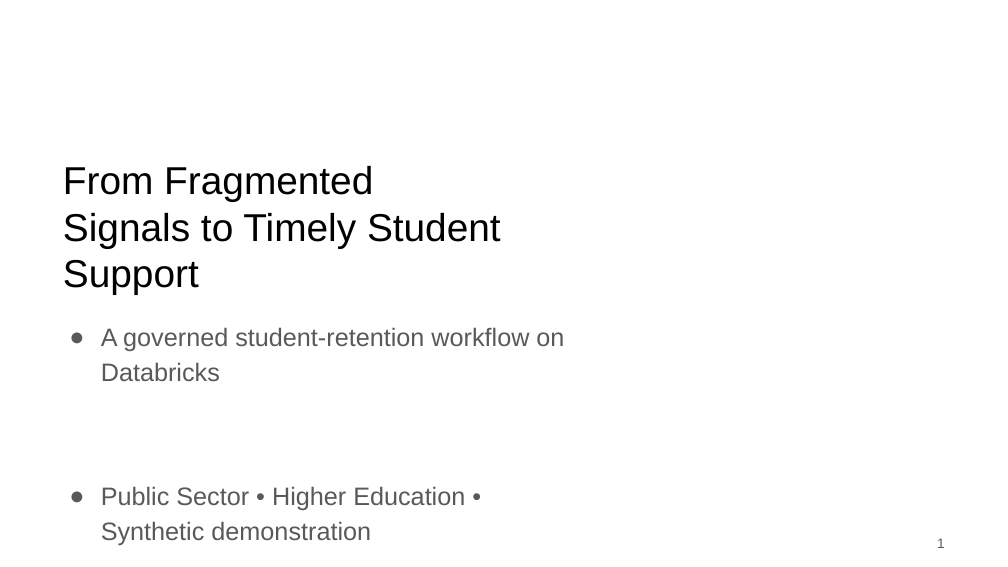
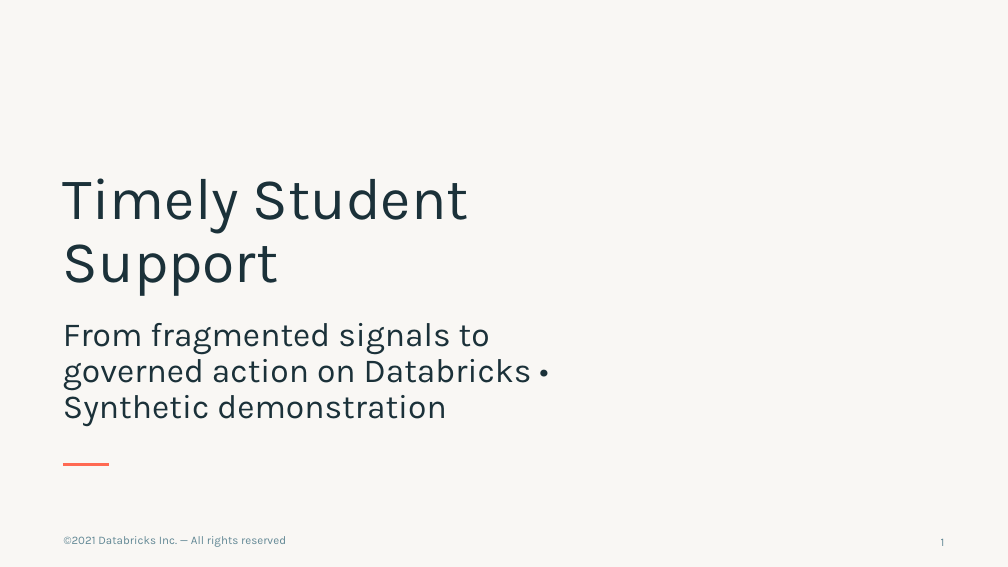
Before and after one commit to scottDBX1886/fe-bar-build, a slide deck: slide 1 of docs/presentation/student-retention.pptx. Drawn at 1008x567 pixels with LibreOffice and Linux fonts; fonts in the diff are those of the drawing; background and template pictures are left out. Boxes give left, top, right and bottom in pixels: in the first picture for what was removed or moved away, otherwise in the second. Text is boxed around its words. In the diff, an @@ line names an element or a change of style, - is before the commit and + after.

```diff
--- a/docs/presentation/student-retention.pptx
+++ b/docs/presentation/student-retention.pptx
@@ background #FFFFFF to #F9F7F4 @@
@@ title at <box>63,178,469,296</box>: text changed; size 37 to 56 pt; font Arial to Karla; text colour #000000 to #1B3139 @@
-From Fragmented Signals to Timely Student Support
+Timely Student Support
@@ subtitle at <box>63,323,532,427</box>: text changed; size 24 to 32 pt; font Arial to Karla; text colour #595959 to #1B3139 @@
-● A governed student-retention workflow on Databricks
+From fragmented signals to governed action on Databricks • Synthetic demonstration
@@ line added from (63, 464) to (110, 464), #FF6952 3 pt @@
@@ subtitle removed at <box>101,486,465,545</box> @@
-● Public Sector • Higher Education • Synthetic demonstration
@@ text added at <box>64,536,286,547</box>, 11 pt, text #618794 @@
+©2021 Databricks Inc. — All rights reserved
@@ page number at <box>941,539,945,546</box>: size 13 to 11 pt, font Arial to Karla, text colour #595959 to #618794 @@
```
Also in this commit, not shown: 10 other slides changed, 1 slide added, 1 slide removed, 3 other files.
